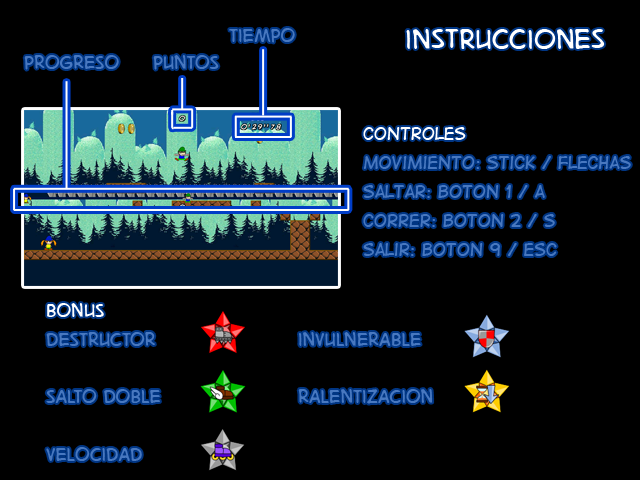
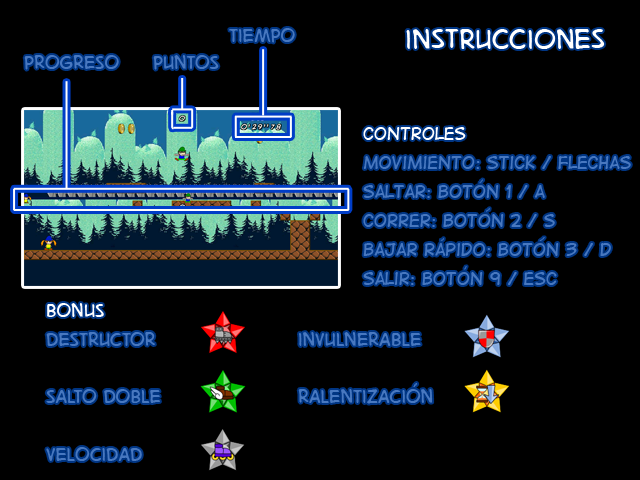
Two versions of the same layered image (640x480). Layer-by-layer changes:
added layer "Capa 10" above "controles movimiento: stick / flechas saltar: boton 1 / a corre" over [413, 179, 545, 388]
painted on "controles movimiento: stick / flechas saltar: boton 1 / a corre" over [363, 243, 611, 285]
